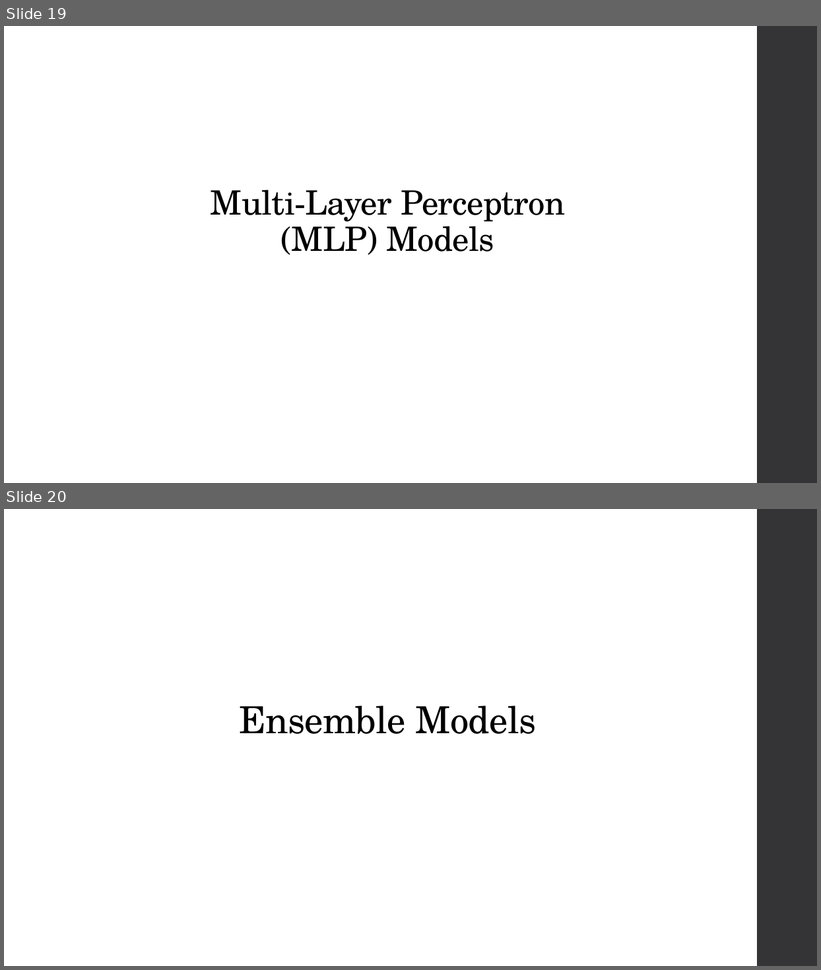
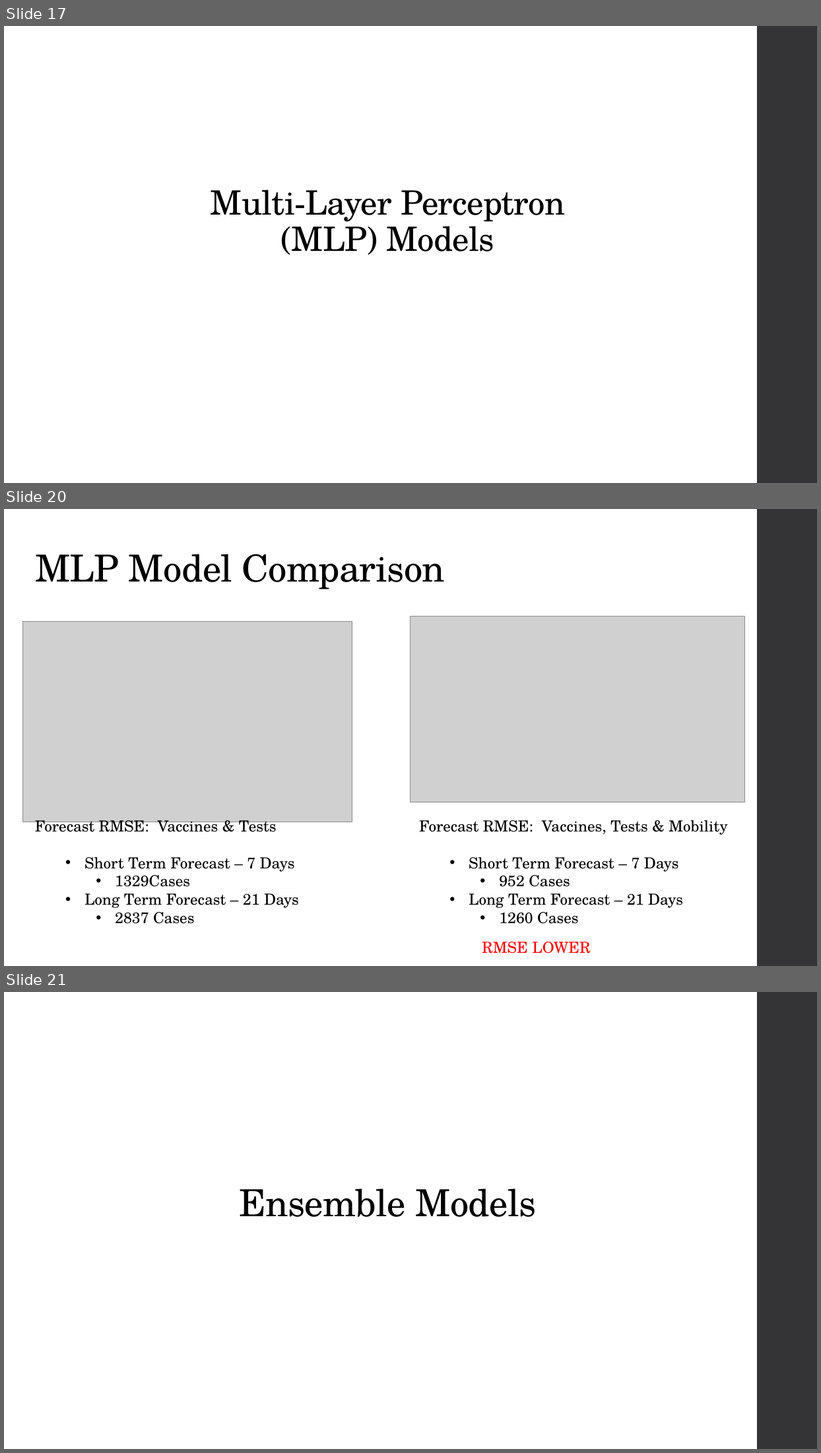
Before and after one commit to C-Stewart-GH/Forecasting_Texas_Covid_Case_Count, a slide deck: PPT_Files/Cameron_PartB_Slides.pptx. Shown one above the other, each under a label of ours: slides 19 and 20 before the commit, slides 17, 20 and 21 after it; the slides between them are not shown. The pictures are 821x970 and 821x1453 pixels, drawn with LibreOffice and Linux fonts; fonts in the diff are those of the drawing; grey boxes stand for pictures. Boxes give left, top, right and bottom in pixels: in the first picture for what was removed or moved away, otherwise in the second. Text is boxed around its words. In the diff, an @@ line names an element or a change of style, - is before the commit and + after.

```diff
--- a/PPT_Files/Cameron_PartB_Slides.pptx
+++ b/PPT_Files/Cameron_PartB_Slides.pptx
@@ slide 20 added at box(4, 509, 817, 966), background #FFFFFF; not listed: 1 template element that a slide beside it also shows @@
@@ title added at box(35, 554, 445, 590), 44 pt, text #000000 @@
+MLP Model Comparison
@@ picture added at box(23, 622, 352, 822) @@
@@ picture added at box(411, 617, 745, 803) @@
@@ text added at box(35, 817, 299, 924), 18 pt, text #000000 @@
+Forecast RMSE: Vaccines & Tests
+  • Short Term Forecast – 7 Days
+    • 1329Cases
+  • Long Term Forecast – 21 Days
+    • 2837 Cases
@@ text added at box(419, 821, 727, 924), 18 pt, text #000000 @@
+Forecast RMSE: Vaccines, Tests & Mobility
+  • Short Term Forecast – 7 Days
+    • 952 Cases
+  • Long Term Forecast – 21 Days
+    • 1260 Cases
@@ text added at box(482, 942, 590, 954), 18 pt, text #FF0000 @@
+RMSE LOWER
@@ what was slide 19 is now slide 17 @@
@@ what was slide 20 is now slide 21 @@
```
Also in this commit, not shown: 5 slides changed, 6 other slides added, 4 slides removed, 5 other files.
